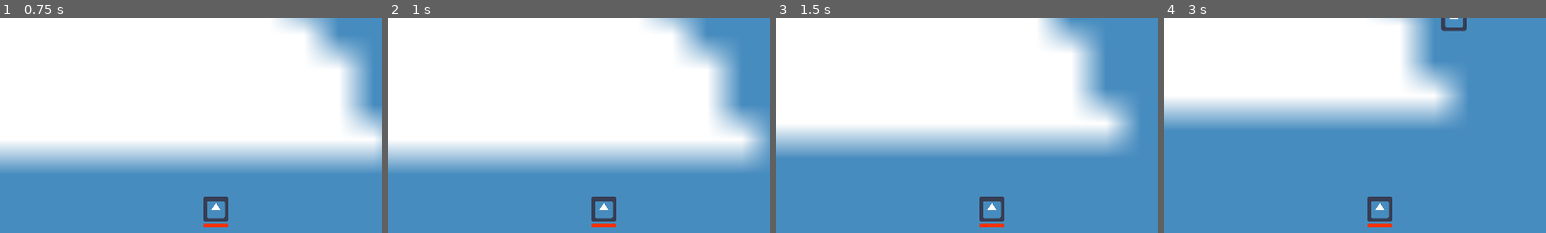
Above: before the commit, frames 1-4 (left to right).
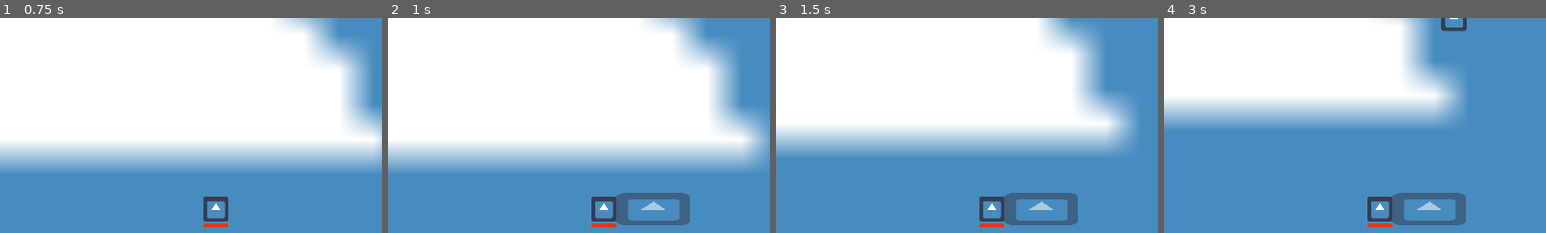
Above: after the commit, the same moments.

Repository: Merliin42/ludum-dare-56
Game: Godot game, scene res://main.tscn
The game is run twice, just before and just after one commit, with the same random seed, the same clock (stepped at 60 frames per second) and the same inputs. The engine's default icon, where the game draws it, is replaced by a stand-in: a white triangle on a blue panel in a dark square.
Inputs:
- Up to frame 1 (0.75 s): tap Enter at 0.5 s; hold D (character_right) from 0.53 s (still down)
- Up to frame 2 (1 s): keep holding D (character_right)
- Up to frame 3 (1.5 s): release D (character_right) at 1.28 s; hold S (character_down) from 1.28 s (still down)
- Up to frame 4 (3 s): release S (character_down) at 2.03 s; hold D (character_right) 2.03-2.78 s; hold W (character_up) from 2.78 s (still down)
The pictures show only the part of the screen within x 22-72%, y 6-56%; the shares and areas given below are measured in that part.

Frame 1 is identical in both runs. In frame 2, 1.7% of the frame differs, in the area x 59-79%, y 81-97%; in frame 3, 1.7%; in frame 4, 1.7%.

Commit message:
enemy takes damages

Diff:
--- a/Character/Attacks/attack.gd
+++ b/Character/Attacks/attack.gd
@@ -1,13 +1,4 @@
-class_name Attack
-extends Node2D
+class_name Attack;
+extends Area2D;
 
 @export var damages : int = 1;
-
-# Called when the node enters the scene tree for the first time.
-func _ready() -> void:
-	pass # Replace with function body.
-
-
-# Called every frame. 'delta' is the elapsed time since the previous frame.
-func _process(delta: float) -> void:
-	pass
--- a/Character/Attacks/attack.tscn
+++ /dev/null
@@ -1,6 +0,0 @@
-[gd_scene load_steps=2 format=3 uid="uid://l7kjeouoqkxc"]
-
-[ext_resource type="Script" path="res://Character/Attacks/attack.gd" id="1_iyhln"]
-
-[node name="Attack" type="Node2D"]
-script = ExtResource("1_iyhln")
--- /dev/null
+++ b/Character/Attacks/punch.gd
@@ -0,0 +1,5 @@
+extends Attack
+
+func _on_timer_timeout() -> void:
+	$Sprite2D.visible = !$Sprite2D.visible;
+	self.monitorable = !self.monitorable;
--- /dev/null
+++ b/Character/Attacks/punch.tscn
@@ -0,0 +1,31 @@
+[gd_scene load_steps=4 format=3 uid="uid://boroei22ds22n"]
+
+[ext_resource type="Script" path="res://Character/Attacks/punch.gd" id="1_gxs0n"]
+[ext_resource type="Texture2D" uid="uid://bvcr1dcpqw76u" path="res://icon.png" id="2_8m6ll"]
+
+[sub_resource type="RectangleShape2D" id="RectangleShape2D_tcxfm"]
+size = Vector2(184, 80)
+
+[node name="Punch" type="Area2D"]
+collision_layer = 8
+collision_mask = 0
+monitoring = false
+monitorable = false
+script = ExtResource("1_gxs0n")
+damages = 10
+
+[node name="Sprite2D" type="Sprite2D" parent="."]
+visible = false
+modulate = Color(1, 1, 1, 0.541176)
+position = Vector2(124, 2.86102e-06)
+scale = Vector2(2.875, 1.25)
+texture = ExtResource("2_8m6ll")
+
+[node name="Timer" type="Timer" parent="."]
+autostart = true
+
+[node name="CollisionShape2D" type="CollisionShape2D" parent="."]
+position = Vector2(124, 0)
+shape = SubResource("RectangleShape2D_tcxfm")
+
+[connection signal="timeout" from="Timer" to="." method="_on_timer_timeout"]
--- a/Character/character.tscn
+++ b/Character/character.tscn
@@ -1,13 +1,29 @@
-[gd_scene load_steps=9 format=3 uid="uid://bjkyon2pmjvc1"]
+[gd_scene load_steps=10 format=3 uid="uid://bjkyon2pmjvc1"]
 
 [ext_resource type="Script" path="res://Character/character.gd" id="1_fn5m8"]
 [ext_resource type="Texture2D" uid="uid://bvcr1dcpqw76u" path="res://icon.png" id="1_lbhys"]
+[ext_resource type="PackedScene" uid="uid://boroei22ds22n" path="res://Character/Attacks/punch.tscn" id="3_2ehei"]
 
 [sub_resource type="CircleShape2D" id="CircleShape2D_deqyi"]
 radius = 32.0
 
 [sub_resource type="CircleShape2D" id="CircleShape2D_0suh2"]
 radius = 32.3883
+
+[sub_resource type="Animation" id="Animation_oj0h8"]
+length = 0.001
+tracks/0/type = "value"
+tracks/0/imported = false
+tracks/0/enabled = true
+tracks/0/path = NodePath(".:modulate")
+tracks/0/interp = 1
+tracks/0/loop_wrap = true
+tracks/0/keys = {
+"times": PackedFloat32Array(0),
+"transitions": PackedFloat32Array(1),
+"update": 0,
+"values": [Color(1, 1, 1, 1)]
+}
 
 [sub_resource type="Animation" id="Animation_8os4l"]
 resource_name = "take_damage"
@@ -23,21 +39,6 @@
 "transitions": PackedFloat32Array(1, 1, 1),
 "update": 0,
 "values": [Color(1, 1, 1, 1), Color(0.952941, 0, 0, 1), Color(1, 1, 1, 1)]
-}
-
-[sub_resource type="Animation" id="Animation_oj0h8"]
-length = 0.001
-tracks/0/type = "value"
-tracks/0/imported = false
-tracks/0/enabled = true
-tracks/0/path = NodePath(".:modulate")
-tracks/0/interp = 1
-tracks/0/loop_wrap = true
-tracks/0/keys = {
-"times": PackedFloat32Array(0),
-"transitions": PackedFloat32Array(1),
-"update": 0,
-"values": [Color(1, 1, 1, 1)]
 }
 
 [sub_resource type="AnimationLibrary" id="AnimationLibrary_d3fd6"]
@@ -98,6 +99,8 @@
 value = 100.0
 show_percentage = false
 
+[node name="Punch" parent="." instance=ExtResource("3_2ehei")]
+
 [connection signal="health_updated" from="." to="." method="_on_health_updated"]
 [connection signal="body_entered" from="MobDetector" to="." method="_on_mob_detector_body_entered"]
 [connection signal="animation_finished" from="AnimationPlayer" to="." method="_on_animation_player_animation_finished"]
--- a/Mob/mob.gd
+++ b/Mob/mob.gd
@@ -1,11 +1,13 @@
 class_name Mob;
 extends CharacterBody2D;
 
-signal damage_taken(new_health);
+signal health_updated(new_health);
 
 @export var speed := 100;
-@export var health := 10;
+@export var max_health := 10;
 @export var damages := 10;
+
+@onready var health := max_health;
 
 func _process(delta: float) -> void:
 	var camera = get_viewport().get_camera_2d()
@@ -18,8 +20,14 @@
 func take_damage(amount: int) -> void:
 	$AnimationPlayer.play('take_damage');
 	health -= amount;
-	emit_signal('damage_taken', health);
+	emit_signal('health_updated', health);
 
 func _on_damage_detector_area_entered(area: Area2D) -> void:
 	if is_instance_of(area, Attack):
 		take_damage(area.damages);
+
+
+func _on_animation_player_animation_finished(anim_name: StringName) -> void:
+	if anim_name == 'take_damage':
+		if health <= 0 :
+			queue_free();
--- a/Mob/mob.tscn
+++ b/Mob/mob.tscn
@@ -71,3 +71,4 @@
 }
 
 [connection signal="area_entered" from="DamageDetector" to="." method="_on_damage_detector_area_entered"]
+[connection signal="animation_finished" from="AnimationPlayer" to="." method="_on_animation_player_animation_finished"]
